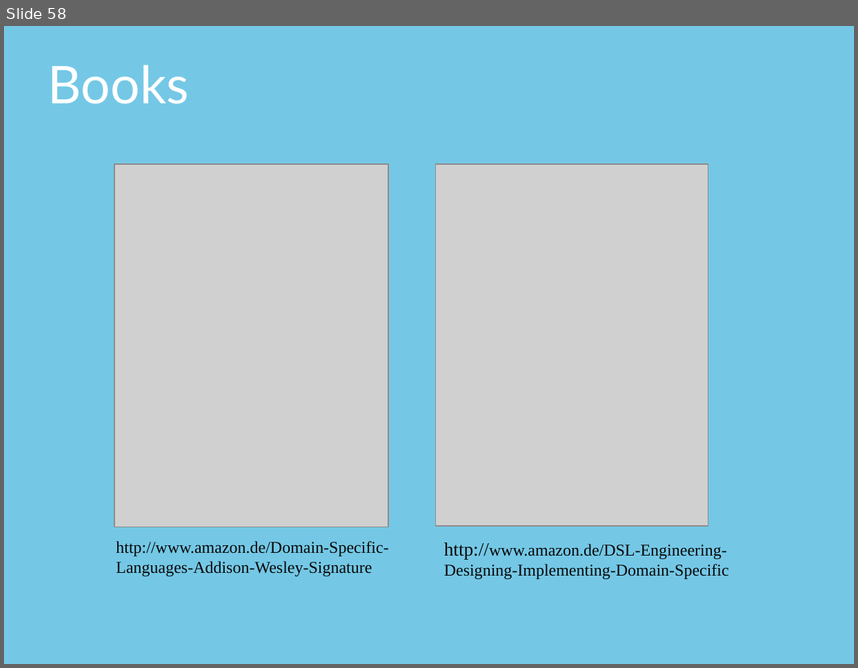
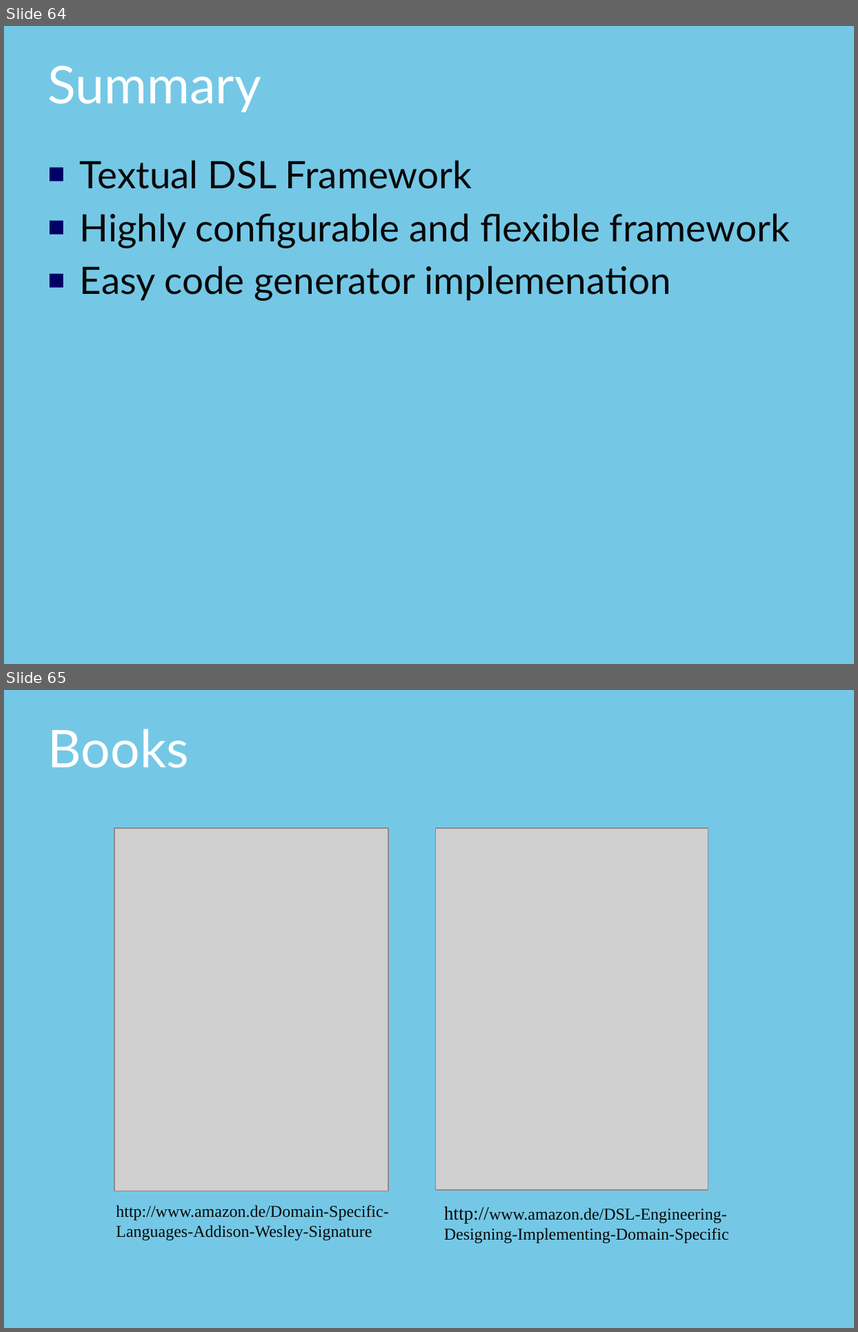
Before and after one commit to thomasfischl/xtext-workshop, a slide deck: xText Workshop.pptx. Shown one above the other, each under a label of ours: slide 58 before the commit, slides 64 and 65 after it. The pictures are 858x668 and 858x1332 pixels, drawn with LibreOffice and Linux fonts; fonts in the diff are those of the drawing; grey boxes stand for pictures; background and template pictures are left out. Boxes give left, top, right and bottom in pixels: in the first picture for what was removed or moved away, otherwise in the second. Text is boxed around its words. In the diff, an @@ line names an element or a change of style, - is before the commit and + after.

```diff
--- a/xText Workshop.pptx
+++ b/xText Workshop.pptx
@@ slide 64 added at bbox=[4, 26, 854, 664], background picture (left out) @@
@@ title added at bbox=[48, 65, 261, 112], 44 pt, text #FFFFFF @@
+Summary
@@ text added at bbox=[80, 160, 790, 301], 32 pt, text #080808 @@
+■ Textual DSL Framework
+■ Highly configurable and flexible framework
+■ Easy code generator implemenation
@@ what was slide 58 is now slide 65 @@
```
Also in this commit, not shown: 2 slides changed, 6 other slides added.
